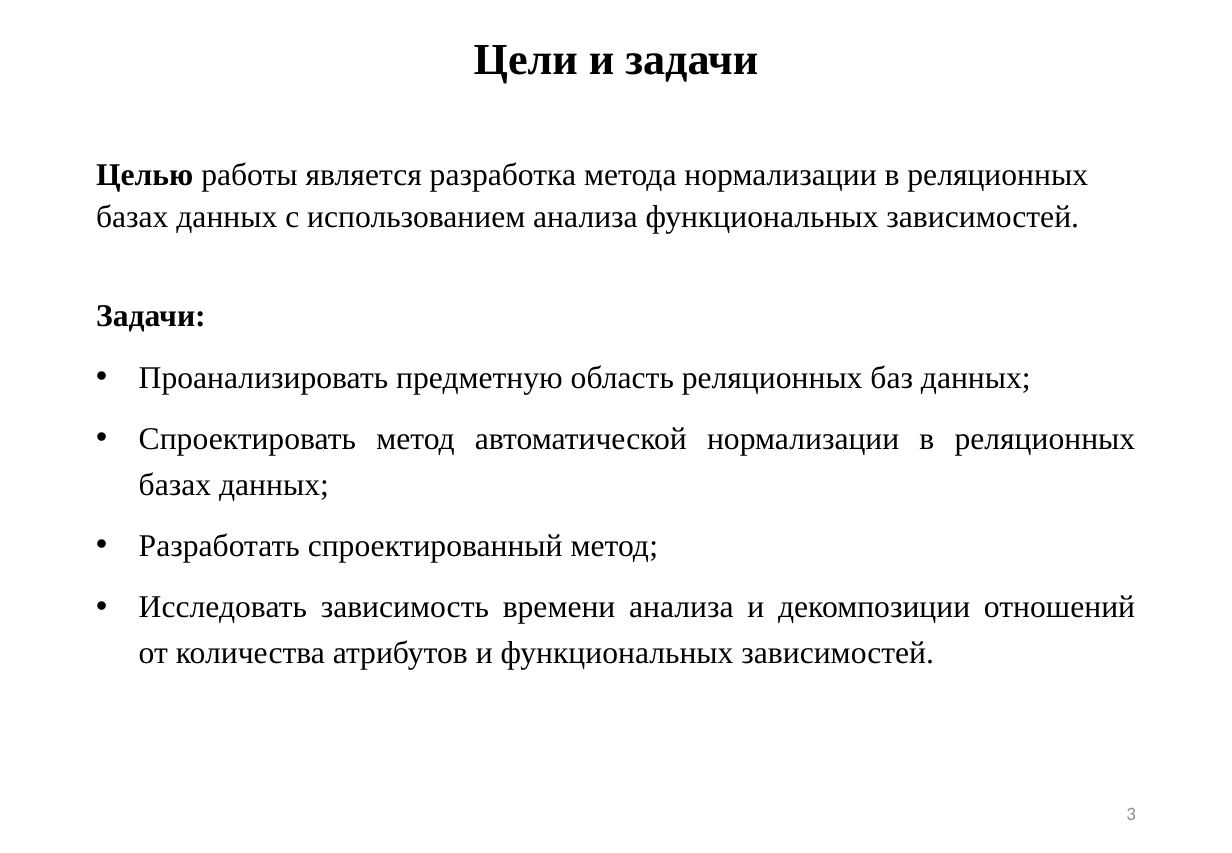
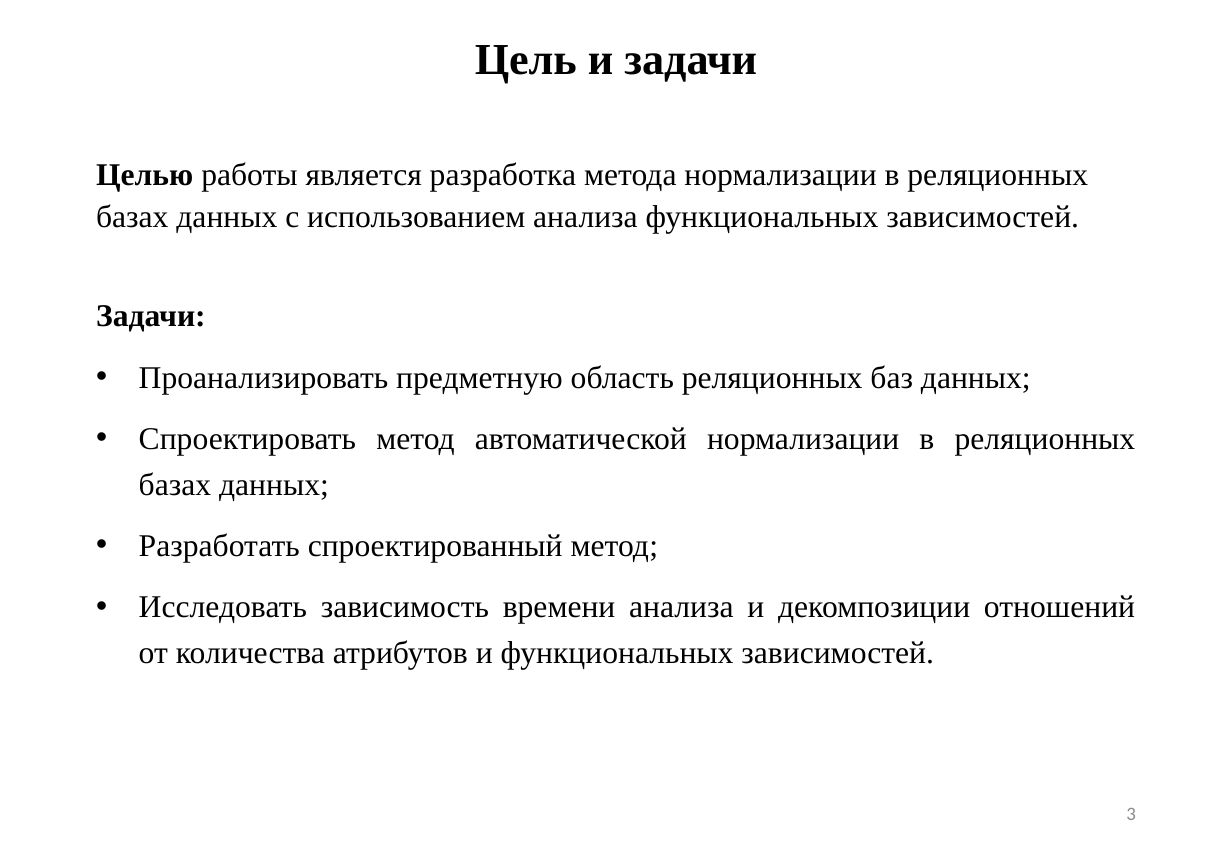
Before and after one commit to sampletext117/auto_normalization, a slide deck: slide 3 of ИУ7-85Б_Зуев_През_ВКР_4версия.pptx. Drawn at 1232x853 pixels with LibreOffice and Linux fonts; fonts in the diff are those of the drawing. Boxes give left, top, right and bottom in pixels: in the first picture for what was removed or moved away, otherwise in the second. Text is boxed around its words. In the diff, an @@ line names an element or a change of style, - is before the commit and + after.

```diff
--- a/ИУ7-85Б_Зуев_През_ВКР_4версия.pptx
+++ b/ИУ7-85Б_Зуев_През_ВКР_4версия.pptx
@@ title at (475,45,757,83): text changed @@
-Цели и задачи
+Цель и задачи
```
Also in this commit, not shown: 5 other slides changed, 5 other files.
